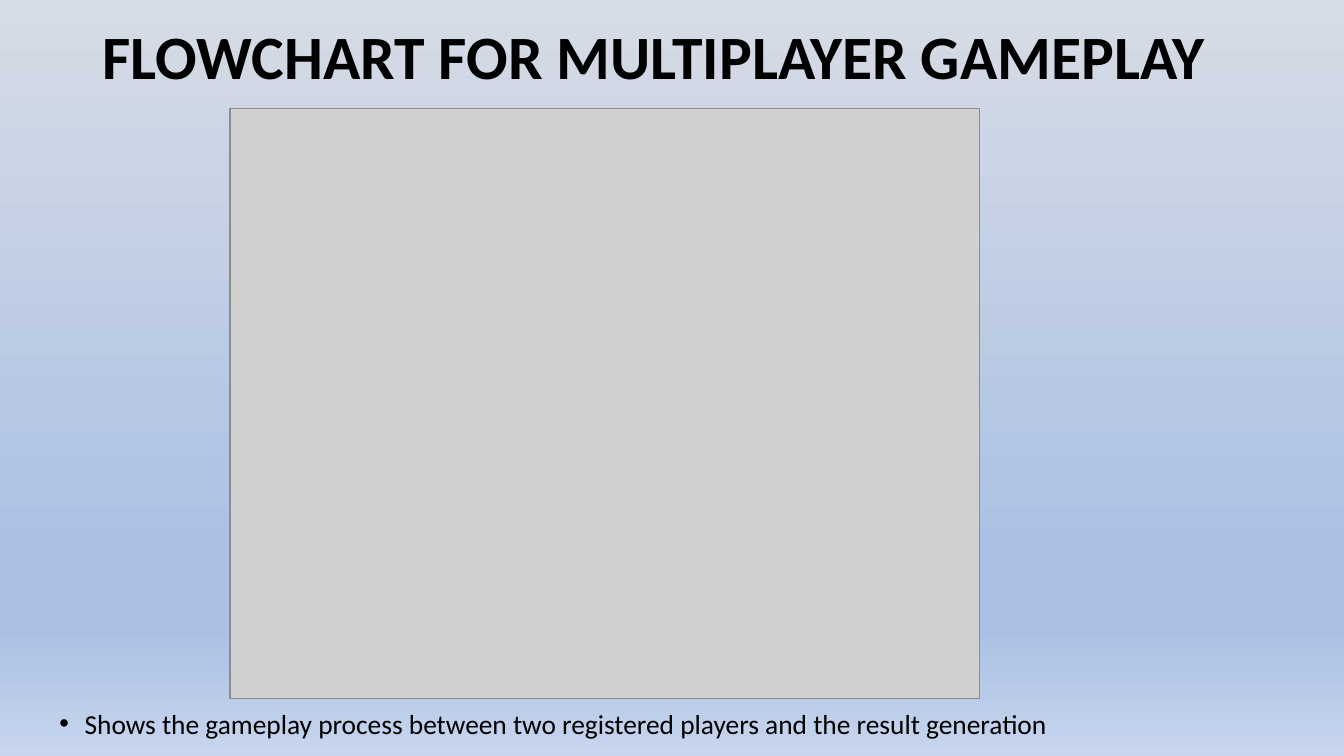
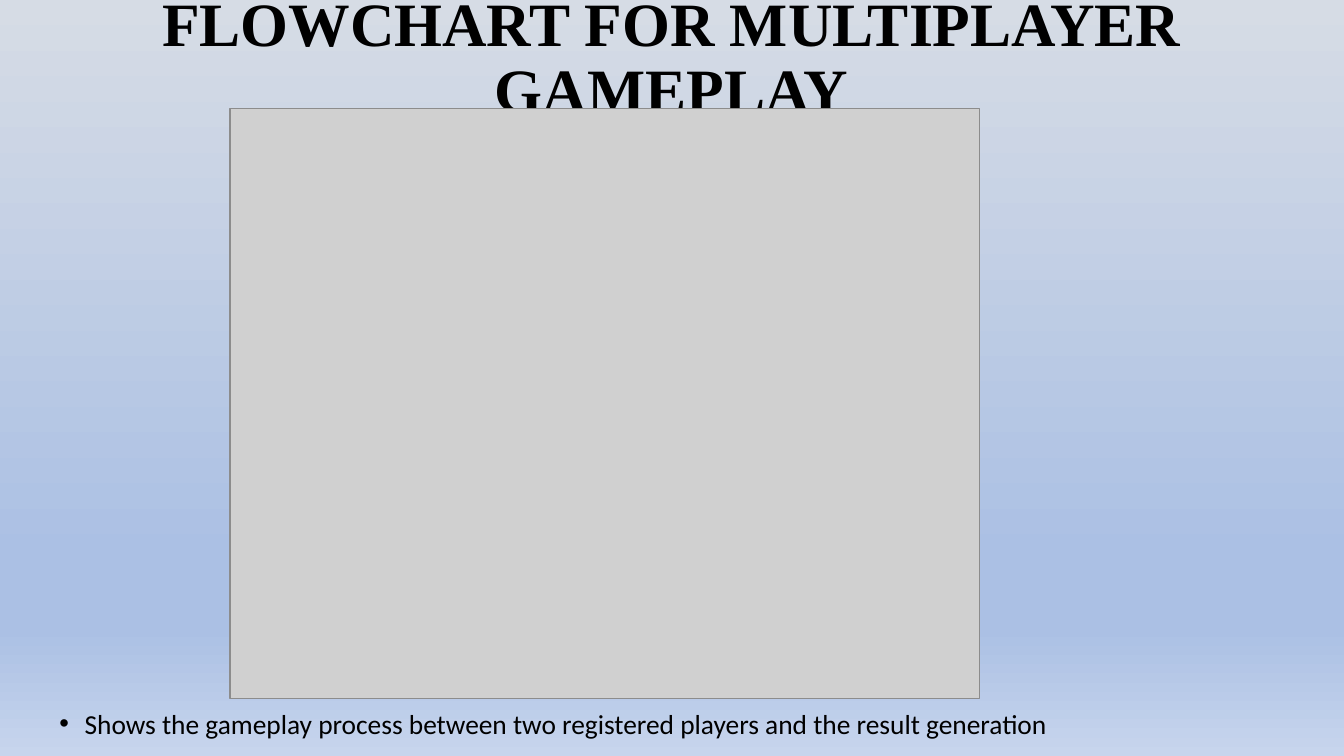
Before and after one commit to Bachelor-Of-Computer-Application/project-sd, a slide deck: slide 11 of 2nd sem final presentation.pptx. Drawn at 1344x756 pixels with LibreOffice and Linux fonts; fonts in the diff are those of the drawing; grey boxes stand for pictures. Boxes give left, top, right and bottom in pixels: in the first picture for what was removed or moved away, otherwise in the second. Text is boxed around its words. In the diff, an @@ line names an element or a change of style, - is before the commit and + after.

```diff
--- a/2nd sem final presentation.pptx
+++ b/2nd sem final presentation.pptx
@@ title "FLOWCHART FOR MULTIPLAYER GAMEPLAY" at (x1=162, y1=5, x2=1180, y2=109): font Calibri to Times New Roman; alignment left to centre @@
```
Also in this commit, not shown: 10 other slides changed, 1 other file.
